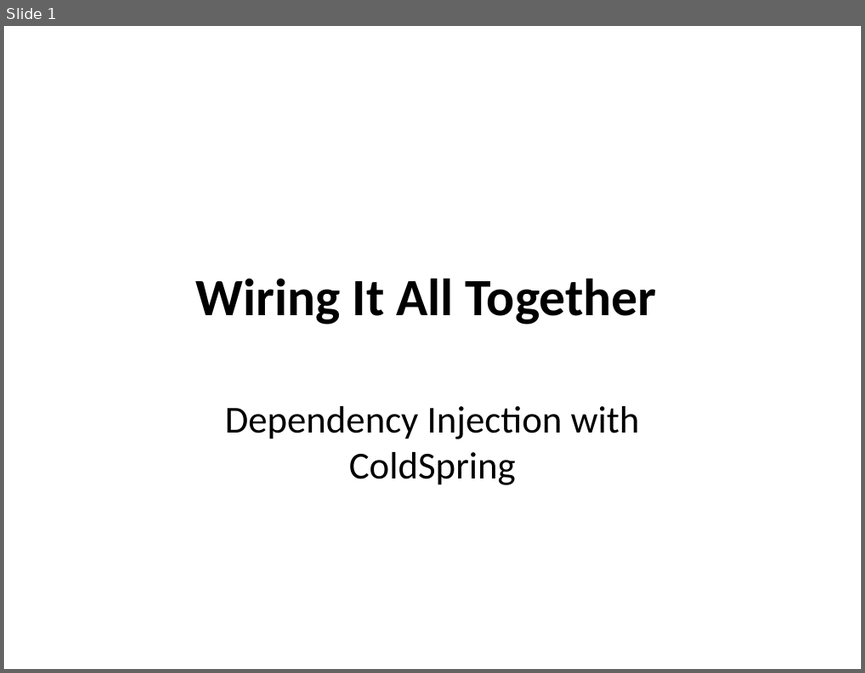
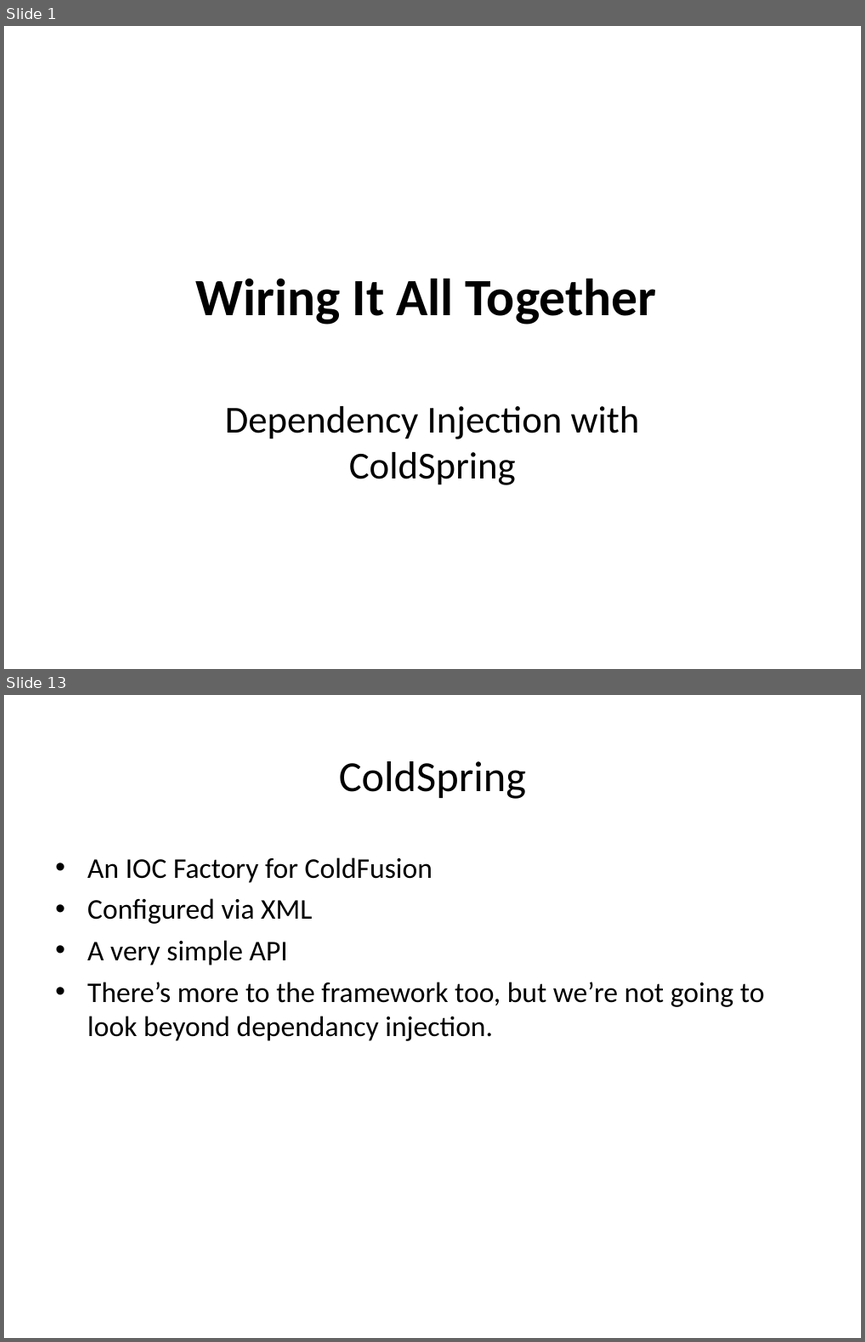
Before and after one commit to dhughes/OldPresentations, a slide deck: Trunk/Model-Glue 3 Day For Teratech/documents/Wiring It All Together.ppt. Shown one above the other, each under a label of ours: slide 1 before the commit, slides 1 and 13 after it; the slides between them are not shown. The pictures are 865x673 and 865x1342 pixels, drawn with LibreOffice and Linux fonts; fonts in the diff are those of the drawing; background and template pictures are left out. Boxes give left, top, right and bottom in pixels: in the first picture for what was removed or moved away, otherwise in the second. Text is boxed around its words. In the diff, an @@ line names an element or a change of style, - is before the commit and + after.

```diff
--- a/Trunk/Model-Glue 3 Day For Teratech/documents/Wiring It All Together.ppt
+++ b/Trunk/Model-Glue 3 Day For Teratech/documents/Wiring It All Together.ppt
@@ slide 13 added at (4,695,861,1338), background picture (left out) @@
@@ title added at (339,761,526,799), 36 pt, text #000000 @@
+ColdSpring
@@ text added at (87,857,765,1041), 24 pt, text #000000 @@
+• An IOC Factory for ColdFusion
+• Configured via XML
+• A very simple API
+• There’s more to the framework too, but we’re not going to look beyond dependancy injection.
```
Also in this commit, not shown: 25 other slides added, 1 slide removed, 13 other files.
